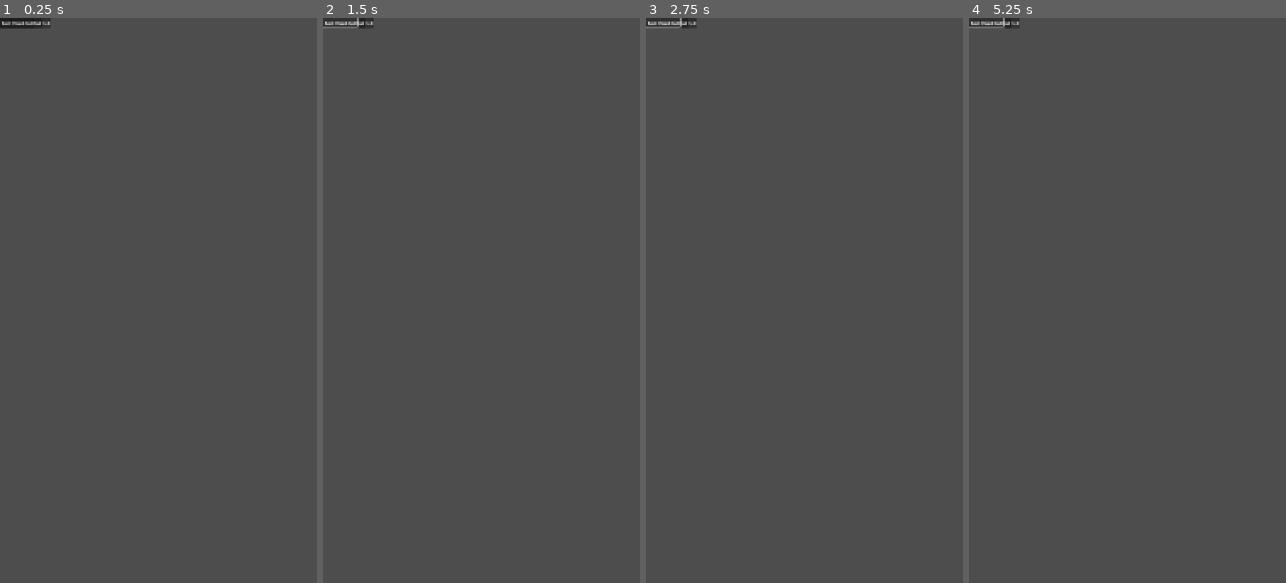
Above: before the commit, frames 1-4 (left to right).
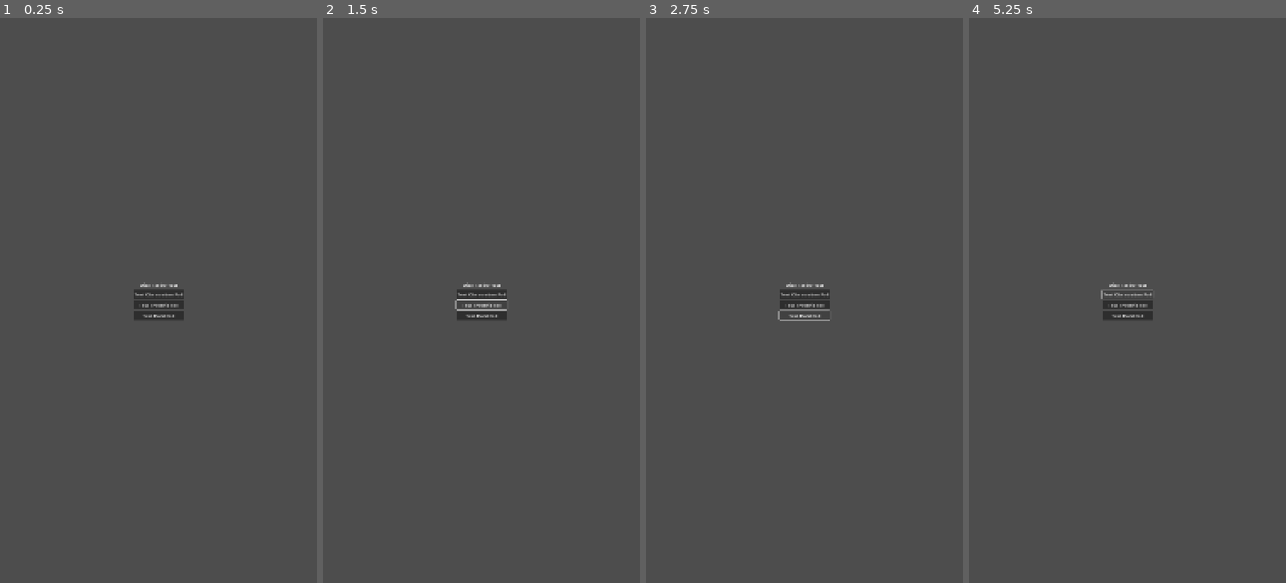
Above: after the commit, the same moments.

Repository: odhranhardy/detectivesjournal
Game: Godot game, scene res://scenes/ui/DiceTest.tscn
The game is run twice, just before and just after one commit, with the same random seed, the same clock (stepped at 60 frames per second) and the same inputs. This scene is started directly instead of the project's main scene.
Inputs:
- Up to frame 1 (0.25 s): no input
- Up to frame 2 (1.5 s): click "Test Observation Roll" at 0.5 s; click "Test Rhetoric Roll" at 1.25 s
- Up to frame 3 (2.75 s): click "Test Hard Roll" at 2 s
- Up to frame 4 (5.25 s): click "Test Observation Roll" at 2.75 s; click "Test Rhetoric Roll" at 3.5 s; click "Test Hard Roll" at 4.25 s; click "Test Observation Roll" at 5 s

The runs differ from the first frame. In frame 1, 0.9% of the frame differs, in the area x 0-58%, y 0-54%; in frame 2, 0.9%; in frame 3, 0.8%; in frame 4, 0.8%.
Error before the commit: Invalid assignment of property or key 'visible' with value of type 'bool' on a base object of type 'null instance'. (res://scripts/ui/DiceRoll.gd:22)

Commit message:
fix: correct UI node paths in DiceRoll and DiceTest scenes
Co-authored-by: aider (openrouter/anthropic/claude-sonnet-4) <aider@aider.chat>

Diff:
--- a/scenes/ui/DiceRoll.tscn
+++ b/scenes/ui/DiceRoll.tscn
@@ -18,42 +18,42 @@
 [node name="VBoxContainer" type="VBoxContainer" parent="CenterContainer"]
 layout_mode = 2
 
-[node name="SkillLabel" type="Label" parent="VBoxContainer"]
+[node name="SkillLabel" type="Label" parent="CenterContainer/VBoxContainer"]
 layout_mode = 2
 text = "Rolling Observation (+2)"
 horizontal_alignment = 1
 
-[node name="DifficultyLabel" type="Label" parent="VBoxContainer"]
+[node name="DifficultyLabel" type="Label" parent="CenterContainer/VBoxContainer"]
 layout_mode = 2
 text = "Target: 11 (Medium)"
 horizontal_alignment = 1
 
-[node name="RollButton" type="Button" parent="VBoxContainer"]
+[node name="RollButton" type="Button" parent="CenterContainer/VBoxContainer"]
 layout_mode = 2
 text = "Roll Dice"
 
-[node name="ResultContainer" type="VBoxContainer" parent="VBoxContainer"]
+[node name="ResultContainer" type="VBoxContainer" parent="CenterContainer/VBoxContainer"]
 layout_mode = 2
 
-[node name="DiceResultLabel" type="Label" parent="VBoxContainer/ResultContainer"]
+[node name="DiceResultLabel" type="Label" parent="CenterContainer/VBoxContainer/ResultContainer"]
 layout_mode = 2
 text = ""
 horizontal_alignment = 1
 
-[node name="TotalLabel" type="Label" parent="VBoxContainer/ResultContainer"]
+[node name="TotalLabel" type="Label" parent="CenterContainer/VBoxContainer/ResultContainer"]
 layout_mode = 2
 text = ""
 horizontal_alignment = 1
 
-[node name="OutcomeLabel" type="Label" parent="VBoxContainer/ResultContainer"]
+[node name="OutcomeLabel" type="Label" parent="CenterContainer/VBoxContainer/ResultContainer"]
 layout_mode = 2
 text = ""
 horizontal_alignment = 1
 
-[node name="ContinueButton" type="Button" parent="VBoxContainer"]
+[node name="ContinueButton" type="Button" parent="CenterContainer/VBoxContainer"]
 layout_mode = 2
 text = "Continue"
 visible = false
 
-[connection signal="pressed" from="VBoxContainer/RollButton" to="." method="_on_roll_button_pressed"]
-[connection signal="pressed" from="VBoxContainer/ContinueButton" to="." method="_on_continue_button_pressed"]
+[connection signal="pressed" from="CenterContainer/VBoxContainer/RollButton" to="." method="_on_roll_button_pressed"]
+[connection signal="pressed" from="CenterContainer/VBoxContainer/ContinueButton" to="." method="_on_continue_button_pressed"]
--- a/scenes/ui/DiceTest.tscn
+++ b/scenes/ui/DiceTest.tscn
@@ -17,27 +17,27 @@
 [node name="VBoxContainer" type="VBoxContainer" parent="CenterContainer"]
 layout_mode = 2
 
-[node name="Title" type="Label" parent="VBoxContainer"]
+[node name="Title" type="Label" parent="CenterContainer/VBoxContainer"]
 layout_mode = 2
 text = "Dice Rolling Test"
 horizontal_alignment = 1
 
-[node name="ObservationButton" type="Button" parent="VBoxContainer"]
+[node name="ObservationButton" type="Button" parent="CenterContainer/VBoxContainer"]
 layout_mode = 2
 text = "Test Observation Roll"
 
-[node name="RhetoricButton" type="Button" parent="VBoxContainer"]
+[node name="RhetoricButton" type="Button" parent="CenterContainer/VBoxContainer"]
 layout_mode = 2
 text = "Test Rhetoric Roll"
 
-[node name="HardButton" type="Button" parent="VBoxContainer"]
+[node name="HardButton" type="Button" parent="CenterContainer/VBoxContainer"]
 layout_mode = 2
 text = "Test Hard Roll"
 
 [node name="DiceRollInstance" parent="." instance=ExtResource("1_dice_scene")]
 visible = false
 
-[connection signal="pressed" from="VBoxContainer/ObservationButton" to="." method="_on_observation_button_pressed"]
-[connection signal="pressed" from="VBoxContainer/RhetoricButton" to="." method="_on_rhetoric_button_pressed"]
-[connection signal="pressed" from="VBoxContainer/HardButton" to="." method="_on_hard_button_pressed"]
+[connection signal="pressed" from="CenterContainer/VBoxContainer/ObservationButton" to="." method="_on_observation_button_pressed"]
+[connection signal="pressed" from="CenterContainer/VBoxContainer/RhetoricButton" to="." method="_on_rhetoric_button_pressed"]
+[connection signal="pressed" from="CenterContainer/VBoxContainer/HardButton" to="." method="_on_hard_button_pressed"]
 [connection signal="dice_roll_complete" from="DiceRollInstance" to="." method="_on_dice_roll_complete"]
